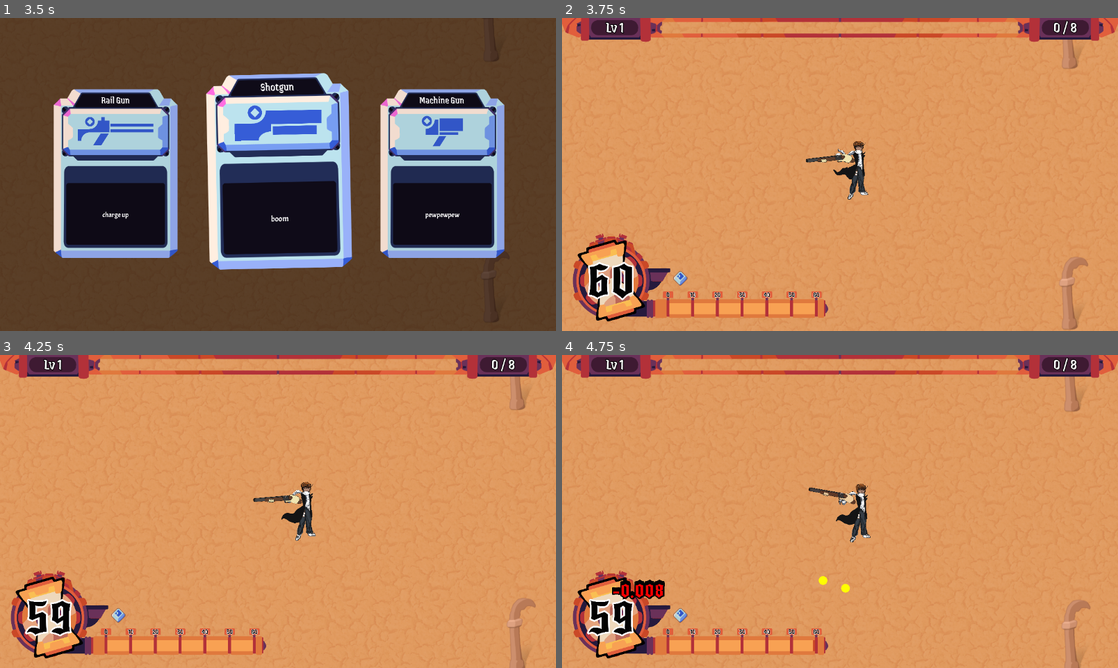
Above: before the commit, frames 1-4 (two rows, left to right).
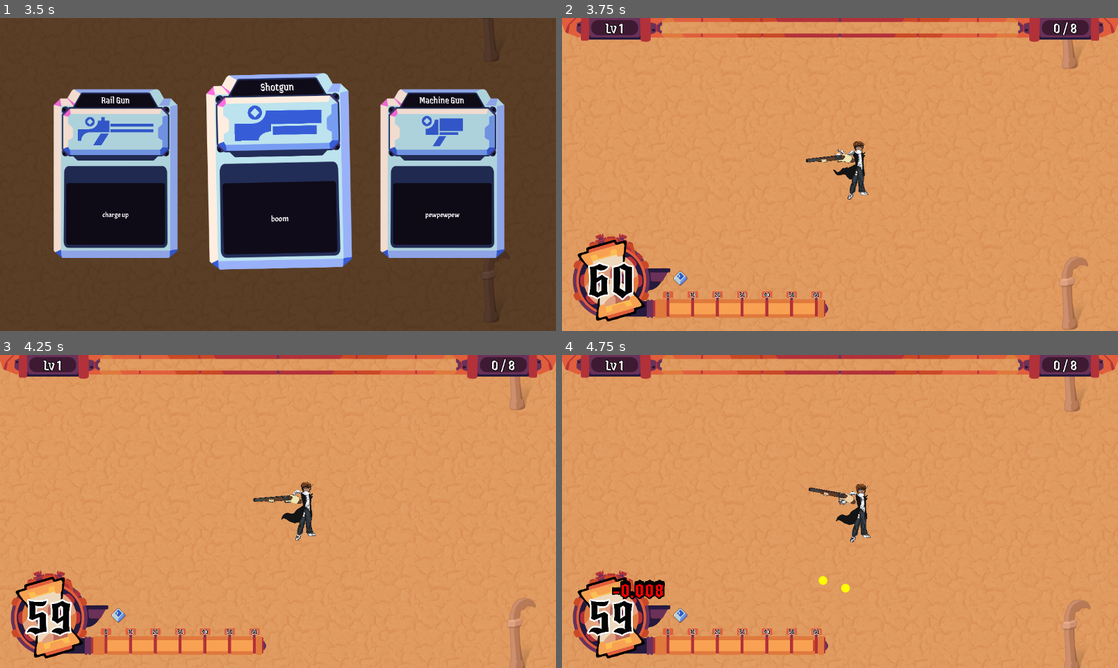
Above: after the commit, the same moments.

Repository: chiefpat450119/GMTK-2026
Game: Godot game, scene res://scenes/main.tscn
Two runs of this game, one before a commit and one after it. Both use one fixed random seed, a clock stepped at 60 frames per second and the inputs below.
Inputs (mouse positions are in pixels of both pictures, inside the frame that each line leads up to):
- Up to frame 1 (3.5 s): tap Enter at 0.5 s; move the mouse to (400, 158) at 0.52 s; hold D (Right) 0.53-1.25 s; tap Shift (Dash) at 0.6 s; click (400, 158) at 0.67 s; drag from (166, 190) to (250, 237) at 1.27 s; click "Play" at 2 s; move the mouse to (333, 105) at 2.77 s; hold D (Right) from 2.78 s (still down); tap U at 2.85 s; click (333, 105) at 2.92 s
- Up to frame 2 (3.75 s): release D (Right) at 3.5 s; click "Rail Gun" at 3.5 s
- Up to frame 3 (4.25 s): no input
- Up to frame 4 (4.75 s): drag from (812, 574) to (673, 464) at 4.27 s

Frame 1 is identical in both runs. In frame 2, 0.1% of the frame differs, in the area x 7-93%, y 0-6%; in frame 3, 0.1%; in frame 4, 0.1%.

Commit message:
Fix xp bar

Diff:
--- a/scenes/ui/hud.tscn
+++ b/scenes/ui/hud.tscn
@@ -34,6 +34,4 @@
 [node name="TimeHud" parent="." unique_id=1940000003 instance=ExtResource("2_timehud")]
 
 [node name="XpMeter" parent="." unique_id=702229963 instance=ExtResource("7_gss2c")]
-layout_mode = 0
-offset_right = 640.0
-offset_bottom = 32.0
+layout_mode = 1
--- a/scenes/ui/xp_meter.gd
+++ b/scenes/ui/xp_meter.gd
@@ -1,14 +1,27 @@
 class_name XPMeter
 extends Control
+
+## Width the meter's art and anchors are authored against. Every child anchors
+## as a fraction of this box, so the whole meter stays aligned at any size.
+const DESIGN_WIDTH := 1280.0
 
 @export var xp_bar: TextureProgressBar
 @export var level_label: Label
 @export var xp_label: Label
 
 
-# Called when the node enters the scene tree for the first time.
 func _ready() -> void:
-	pass # Replace with function body.
+	get_viewport().size_changed.connect(_fit_to_viewport)
+	resized.connect(_fit_to_viewport)
+	_fit_to_viewport()
+
+## Keeps the meter fully on screen on windows narrower than the design width.
+## Never scales up: the rest of the HUD is fixed-size, so growing here would
+## make the meter inconsistent with it on large windows.
+func _fit_to_viewport() -> void:
+	pivot_offset = Vector2(size.x * 0.5, 0.0)
+	var s := minf(1.0, get_viewport_rect().size.x / DESIGN_WIDTH)
+	scale = Vector2(s, s)
 
 func update_xp(level: int, xp: int, requirement: int) -> void:
 	xp_bar.max_value = requirement
--- a/scenes/ui/xp_meter.tscn
+++ b/scenes/ui/xp_meter.tscn
@@ -6,57 +6,57 @@
 [ext_resource type="FontFile" uid="uid://bpe3chac1mwiw" path="res://assets/fonts/JainiPurva-Regular.ttf" id="3_wysr6"]
 
 [node name="XpMeter" type="Control" unique_id=634241522 node_paths=PackedStringArray("xp_bar", "level_label", "xp_label")]
-custom_minimum_size = Vector2(1280, 40)
+custom_minimum_size = Vector2(1280, 100)
 layout_mode = 3
-anchors_preset = 0
+anchors_preset = 5
+anchor_left = 0.5
+anchor_right = 0.5
+offset_left = -640.0
+offset_right = 640.0
+offset_bottom = 100.0
+grow_horizontal = 2
+grow_vertical = 1
 mouse_filter = 2
 script = ExtResource("1_a1p61")
-xp_bar = NodePath("MarginContainer/XpBar")
-level_label = NodePath("HBoxContainer/LevelLabel")
-xp_label = NodePath("HBoxContainer/XpLabel")
+xp_bar = NodePath("XpBar")
+level_label = NodePath("LevelLabel")
+xp_label = NodePath("XpLabel")
 
-[node name="MarginContainer" type="MarginContainer" parent="." unique_id=1345694554]
+[node name="XpBar" type="TextureProgressBar" parent="." unique_id=595026823]
 layout_mode = 1
-offset_right = 1200.0
-offset_bottom = 100.0
-theme_override_constants/margin_left = 210
-theme_override_constants/margin_right = 210
-
-[node name="XpBar" type="TextureProgressBar" parent="MarginContainer" unique_id=595026823]
-custom_minimum_size = Vector2(900, 100)
-layout_mode = 2
-size_flags_vertical = 4
+anchors_preset = -1
+anchor_left = 0.176768
+anchor_top = 0.088235
+anchor_right = 0.823232
+anchor_bottom = 0.696343
+grow_horizontal = 2
+grow_vertical = 2
 mouse_filter = 2
 value = 100.0
 nine_patch_stretch = true
 texture_progress = ExtResource("1_m0s7y")
 
-[node name="MarginContainer2" type="MarginContainer" parent="." unique_id=2015452027]
-layout_mode = 1
-offset_right = 1280.0
-offset_bottom = 100.0
-
-[node name="TextureRect" type="TextureProgressBar" parent="MarginContainer2" unique_id=1422961342]
-custom_minimum_size = Vector2(1280, 100)
-layout_mode = 2
-nine_patch_stretch = true
-texture_over = ExtResource("1_xrhem")
-
-[node name="HBoxContainer" type="HBoxContainer" parent="." unique_id=2116059031]
+[node name="Frame" type="TextureProgressBar" parent="." unique_id=1422961342]
 layout_mode = 1
 anchors_preset = 15
 anchor_right = 1.0
 anchor_bottom = 1.0
 grow_horizontal = 2
 grow_vertical = 2
+mouse_filter = 2
+nine_patch_stretch = true
+texture_over = ExtResource("1_xrhem")
 
-[node name="Spacer1" type="Control" parent="HBoxContainer" unique_id=1951617159]
-custom_minimum_size = Vector2(60, 0)
-layout_mode = 2
-
-[node name="LevelLabel" type="Label" parent="HBoxContainer" unique_id=1623478393]
-custom_minimum_size = Vector2(115, 0)
-layout_mode = 2
+[node name="LevelLabel" type="Label" parent="." unique_id=1623478393]
+layout_mode = 1
+anchors_preset = -1
+anchor_left = 0.052525
+anchor_top = 0.052941
+anchor_right = 0.136364
+anchor_bottom = 0.388235
+grow_horizontal = 2
+grow_vertical = 2
+mouse_filter = 2
 theme_override_colors/font_color = Color(1, 1, 1, 1)
 theme_override_colors/font_outline_color = Color(0, 0, 0, 1)
 theme_override_constants/outline_size = 6
@@ -66,13 +66,16 @@
 horizontal_alignment = 1
 vertical_alignment = 1
 
-[node name="Spacer3" type="Control" parent="HBoxContainer" unique_id=530278929]
-layout_mode = 2
-size_flags_horizontal = 3
-
-[node name="XpLabel" type="Label" parent="HBoxContainer" unique_id=299960833]
-custom_minimum_size = Vector2(115, 0)
-layout_mode = 2
+[node name="XpLabel" type="Label" parent="." unique_id=299960833]
+layout_mode = 1
+anchors_preset = -1
+anchor_left = 0.863131
+anchor_top = 0.052941
+anchor_right = 0.94697
+anchor_bottom = 0.388235
+grow_horizontal = 2
+grow_vertical = 2
+mouse_filter = 2
 theme_override_colors/font_color = Color(1, 1, 1, 1)
 theme_override_colors/font_outline_color = Color(0, 0, 0, 1)
 theme_override_constants/outline_size = 6
@@ -81,7 +84,3 @@
 text = "100/100"
 horizontal_alignment = 1
 vertical_alignment = 1
-
-[node name="Spacer4" type="Control" parent="HBoxContainer" unique_id=1058869218]
-custom_minimum_size = Vector2(60, 0)
-layout_mode = 2
